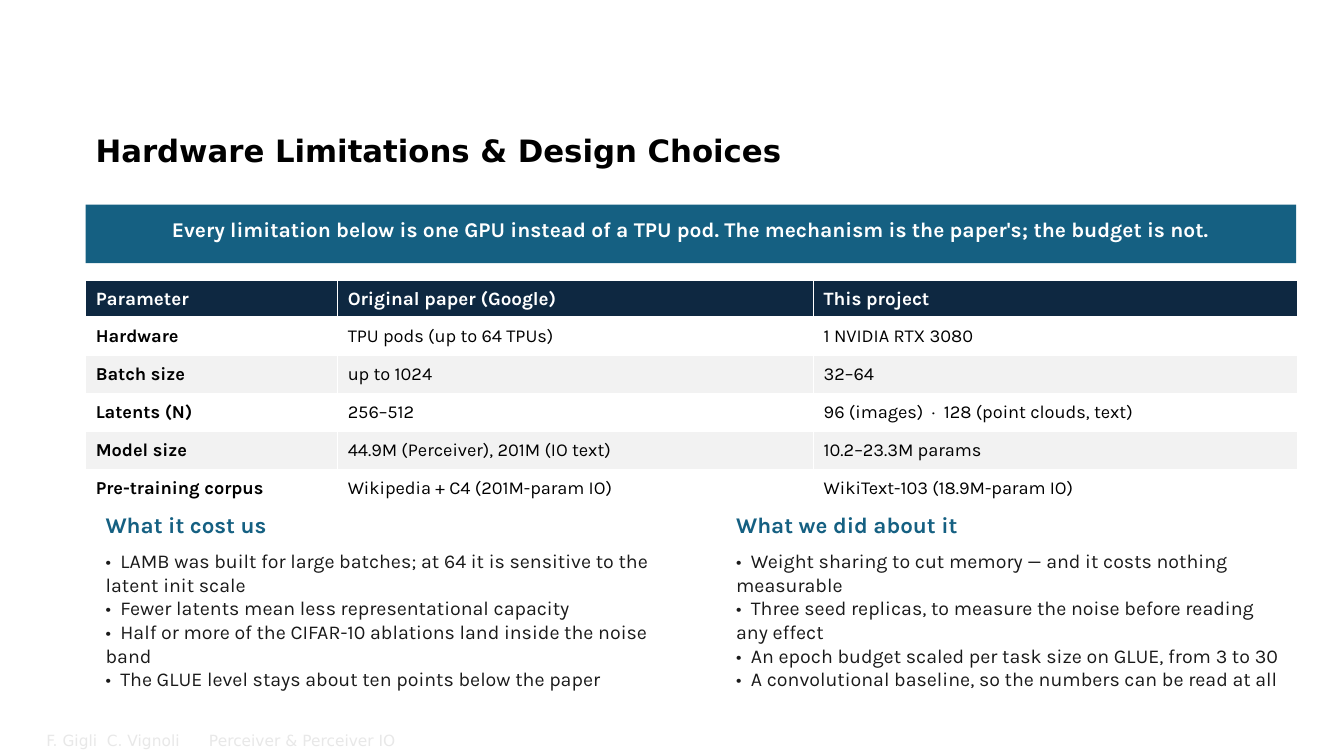
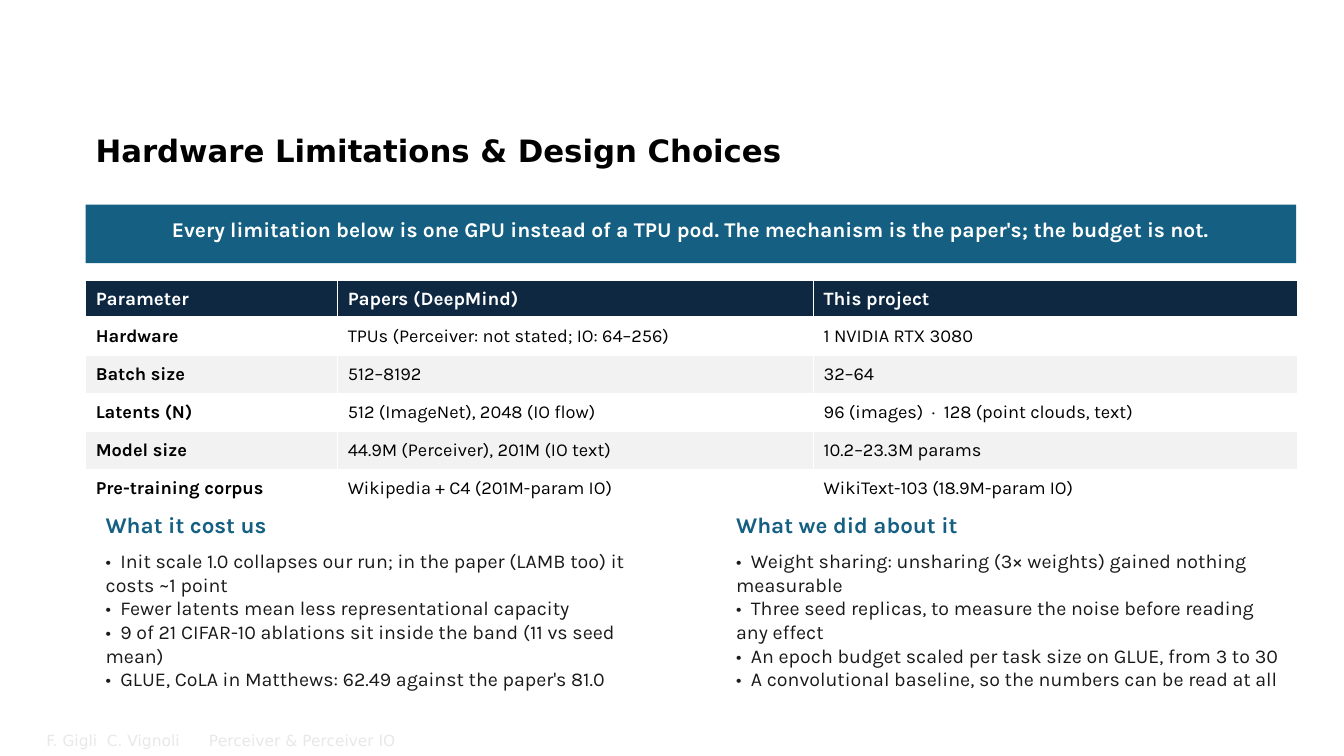
Before and after one commit to FrancescoGigli/Perceiver_project, a slide deck: slide 37 of sito/slide/Perceiver & Perceiver IO.pptx. Drawn at 1344x756 pixels with LibreOffice and Linux fonts; fonts in the diff are those of the drawing; background and template pictures are left out. Boxes give left, top, right and bottom in pixels: in the first picture for what was removed or moved away, otherwise in the second. Text is boxed around its words. In the diff, an @@ line names an element or a change of style, - is before the commit and + after.

Commit message:
Materiali allineati al codice e alla lezione rivista
Dispensa, deck beamer e deck PowerPoint, README e pagina iniziale dicono ora le stesse
cose della lezione, verificate su codice, log e PDF dei paper.

- Dispensa (220 pagine): cross-attention del nostro codice a 1 testa con d = 261
  (non 8 teste da 64), LayerNorm con radice di (sigma^2 + eps), residual del backward
  sommata a L' e non ai latenti normalizzati, init di default di PyTorch (niente Xavier),
  troncamento a +-2 sigma, Tab. 5 come "latent transformer essenziale", Tab. 6 completa,
  Fourier con frequenze equispaziate, Fig. 5 con i valori del grafico, Perceiver IO
  (84.5 con Fourier, patch audio, query da 1026, N e D non dichiarati), capitolo del
  progetto (e02 atteso per costruzione, seed che sposta lo split, CoLA in Matthews
  62.49/65.41, e23/e24/e27/e28 instabili, ModelNet40 senza banda, ResNet con la sua
  ricetta), riferimenti teorici (LSTM a 6 equazioni, LAMB, weight decay, dropout, He,
  equivarianza, softmax, flusso ottico e GLUE di IO).
- Beamer (41 pagine) e PowerPoint: stesse correzioni in inglese, formula del trust
  ratio, otto figure rigenerate da _diag/figure_risultati42.py (run instabili marcate,
  seed e split, ricette diverse, CoLA in Matthews); nuovo anello
  _diag/allinea_rev_20260927.py per il PowerPoint.
- README, progetto/README e pagina iniziale: numeri e cautele aggiornati (42 run su 42,
  59 voci di glossario, 41 pagine del deck, 220 della dispensa).
- Lezione: backward della LayerNorm, self-attention equivariante, e27 fra le run instabili.

```diff
--- a/sito/slide/Perceiver & Perceiver IO.pptx
+++ b/sito/slide/Perceiver & Perceiver IO.pptx
@@ table at (86, 280, 1299, 512) @@
-row 1, column 2: Original paper (Google)
+row 1, column 2: Papers (DeepMind)
-row 2, column 2: TPU pods (up to 64 TPUs)
+row 2, column 2: TPUs (Perceiver: not stated; IO: 64–256)
-row 3, column 2: up to 1024
+row 3, column 2: 512–8192
-row 4, column 2: 256–512
+row 4, column 2: 512 (ImageNet), 2048 (IO flow)
@@ text at (106, 554, 624, 597): text changed @@
-• LAMB was built for large batches; at 64 it is sensitive to the latent init scale
+• Init scale 1.0 collapses our run; in the paper (LAMB too) it costs ~1 point
@@ text at (736, 554, 1247, 593): text changed @@
-• Weight sharing to cut memory — and it costs nothing measurable
+• Weight sharing: unsharing (3× weights) gained nothing measurable
@@ text at (106, 625, 614, 691): text changed @@
-• Half or more of the CIFAR-10 ablations land inside the noise band
-• The GLUE level stays about ten points below the paper
+• 9 of 21 CIFAR-10 ablations sit inside the band (11 vs seed mean)
+• GLUE, CoLA in Matthews: 62.49 against the paper's 81.0
```
Also in this commit, not shown: 25 other slides changed, 18 other files.
